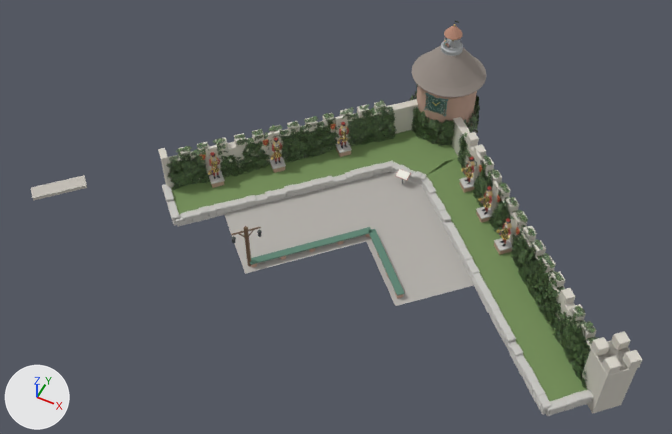
One commit to the Blender file models/AR_MagischeKlok/AR_MagischeKlok_master.blend: the scene before it, then after it.
Rendered twice from a camera (50 mm lens) standing at (13.6, -42.3, 40.6) and looking at (-2.2, -10.8, 1.1). Lighting does not change. The marker at lower left points along +X, +Y and +Z. The picture after the commit comes second.

Names of what the first picture shows: 'BAKE_klimop', 'MK_bankjes__hout', 'MK_dak__leien', 'MK_lantaarn__ijzer', 'MK_lantaarn__paal', 'MK_muur_N__stuc', 'MK_muur_W__stuc', 'MK_paden__padklinker', 'MK_plein__klinker', 'MK_plein__steen', 'MK_sokkels__steen', 'MK_toren__baksteen', 'MK_verhoging__gras' and 24 more.
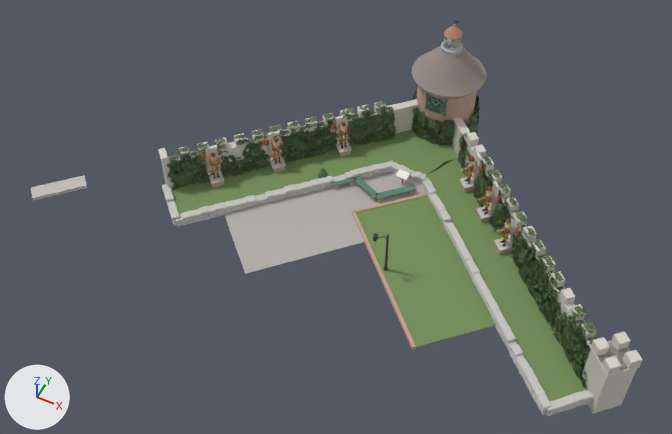
The change, as a list of edits to the scene's bpy script:
```text
Add mat_mat_haag:
    mat_mat_haag = principled_material('MAT_haag')
    mat_mat_haag.base_color = (0.1, 0.2, 0.08)  # dark green #597c50
    mat_mat_haag.roughness = 0.9
Change me_mk_plein__klinker:
    used by ob_mk_plein__klinker; location = (0.0, 0.0, 0.0)
    remove me_mk_plein__klinker.from_pydata(...)  # 16 vertices, 14 faces; spans x -8.7..6.5, y -15.9..-4.9, z 0.1
    add me_mk_plein__klinker.from_pydata(...)  # 15 vertices, 13 faces; spans x -8.7..1.6, y -15.9..-4.9, z 0.1
    me_mk_plein__klinker part 1
    3 vertices are removed from x 3.1..6.5, y -14.3..-7.7, z 0.1
    10 faces are deleted
    2 vertices are added at (1.6, -5.8, 0.1), (-1.9, -9.2, 0.1)
    9 new faces join them
Change me_mk_bankjes__hout:
    used by ob_mk_bankjes__hout; location = (0.0, 0.0, 0.0)
    remove me_mk_bankjes__hout.from_pydata(...)  # 48 vertices, 52 faces; spans x -5.41..3.28, y -15.49..-10.06, z 0.42..0.48
    add me_mk_bankjes__hout.from_pydata(...)  # 72 vertices, 78 faces; spans x -4.05..0.79, y -8.11..-5.89, z 0.42..0.48
    me_mk_bankjes__hout part 2: 72 vertices added at x -4.05..0.79, y -8.11..-5.89, z 0.42..0.48
    me_mk_bankjes__hout part 3: 48 vertices removed from x -5.41..3.28, y -15.49..-10.06, z 0.42..0.48
Change me_mk_lantaarn__ijzer:
    used by ob_mk_lantaarn__ijzer; location = (0.0, 0.0, 0.0)
    remove me_mk_lantaarn__ijzer.from_pydata(...)  # 80 vertices, 84 faces; spans x -5.934..-4.666, y -15.938..-14.684, z 2.3..2.95
    add me_mk_lantaarn__ijzer.from_pydata(...)  # 159 vertices, 170 faces; spans x 0.98..1.704, y -12.837..-12.124, z 0.0..3.46
    me_mk_lantaarn__ijzer part 4: 159 vertices added at x 0.98..1.704, y -12.837..-12.124, z 0.0..3.46
    other edits to the shape of me_mk_lantaarn__ijzer do not show in these pictures
Add me_mk_bankjes__haag:
    me_mk_bankjes__haag.from_pydata(...)  # 58 vertices, 70 faces; spans x -5.0..-4.36, y -7.911..-7.287, z 0.1..1.08
    me_mk_bankjes__haag.materials.append(mat_mat_haag)  # dark green #597c50
Add me_mk_plein__baksteen:
    me_mk_plein__baksteen.from_pydata(...)  # 48 vertices, 52 faces; spans x -1.93..5.11, y -16.33..-5.77, z -0.05..0.2
    me_mk_plein__baksteen.materials.append(mat_mat_baksteen)  # beige #c4a290
Add me_mk_plein__gras:
    me_mk_plein__gras.from_pydata([(1.56, -5.83, 0.14), (8.48, -12.92, 0.14), (5.05, -16.27, 0.14), (-1.87, -9.19, 0.14)], [], [(0, 3, 2, 1)])
    me_mk_plein__gras.materials.append(mat_mat_gras)  # green #769059
Remove ob_mk_lantaarn__paal:
    ob_mk_lantaarn__paal = bpy.data.objects.new('MK_lantaarn__paal', me_mk_lantaarn__paal)
    ob_mk_lantaarn__paal.location = (0.0, 0.0, 0.0)
Add ob_mk_bankjes__haag:
    ob_mk_bankjes__haag = bpy.data.objects.new('MK_bankjes__haag', me_mk_bankjes__haag)
    ob_mk_bankjes__haag.location = (0.0, 0.0, 0.0)
Add ob_mk_plein__baksteen:
    ob_mk_plein__baksteen = bpy.data.objects.new('MK_plein__baksteen', me_mk_plein__baksteen)
    ob_mk_plein__baksteen.location = (0.0, 0.0, 0.0)
Add ob_mk_plein__gras:
    ob_mk_plein__gras = bpy.data.objects.new('MK_plein__gras', me_mk_plein__gras)
    ob_mk_plein__gras.location = (0.0, 0.0, 0.0)
```

Pixel boxes [x1, y1, x2, y2] of what changed, in the pictures (672 x 434 px; the box of a moved part takes in the faces that stretch with it):
'MK_plein__gras', added (green)
    after: [356, 196, 496, 347]
'MK_bankjes__hout', reshaped (46% narrower, 66% shorter)
    before: [250, 227, 405, 296]
    after: [332, 176, 416, 199]
'MK_plein__baksteen', added
    after: [352, 193, 428, 350]
'MK_lantaarn__paal', deleted
    before: [231, 226, 261, 267]
'MK_lantaarn__ijzer', reshaped (47% narrower, 179% taller)
    before: [231, 230, 262, 243]
    after: [373, 233, 389, 271]
'MK_bankjes__haag', added
    after: [318, 168, 328, 178]
part 1 of me_mk_plein__klinker, moved or reshaped
    before: [328, 179, 474, 306]
    after: [328, 179, 426, 238]
part 2 of me_mk_bankjes__hout, added (green)
    after: [332, 176, 416, 199]
part 3 of me_mk_bankjes__hout, deleted
    before: [250, 227, 405, 296]
part 4 of me_mk_lantaarn__ijzer, added
    after: [373, 233, 389, 271]
